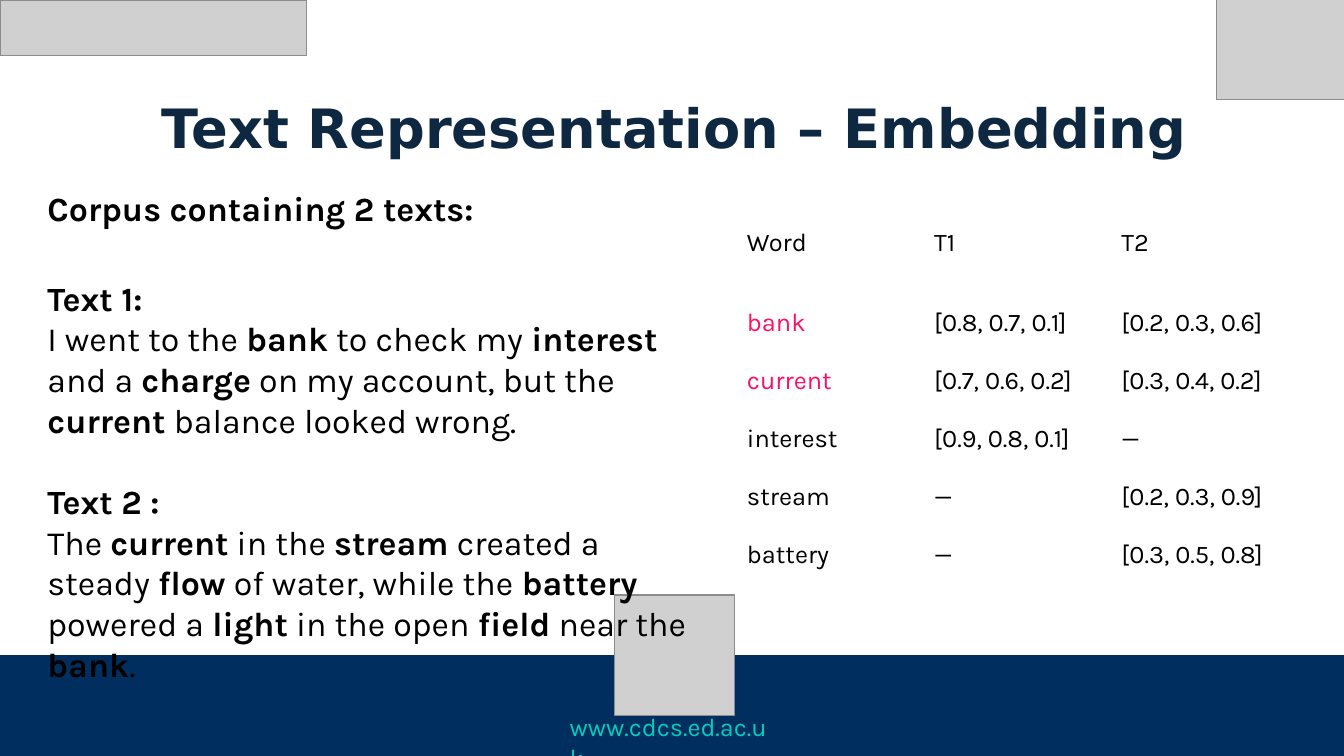
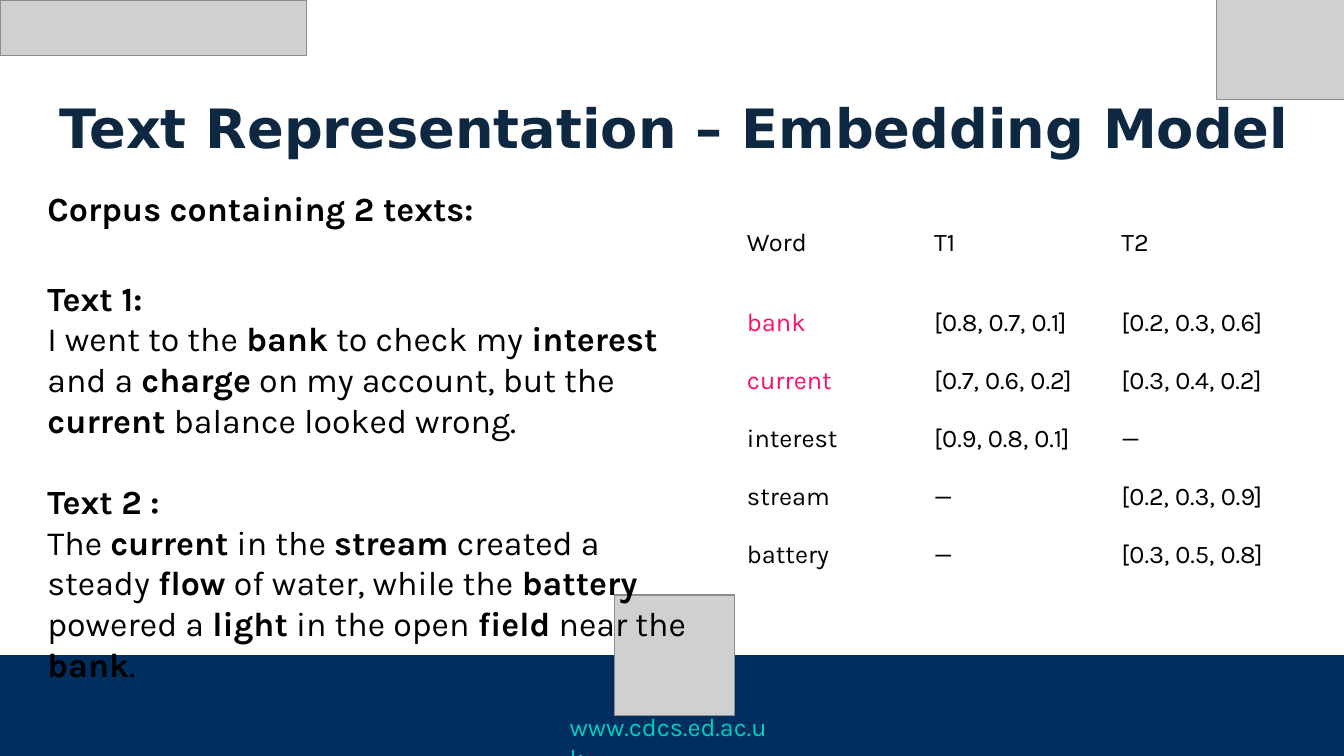
Before and after one commit to DCS-training/TopicModellingBert, a slide deck: slide 20 of Slides/TopicModelingBERT_W1_JL.pptx (slide 14 before the commit). Drawn at 1344x756 pixels with LibreOffice and Linux fonts; fonts in the diff are those of the drawing; grey boxes stand for pictures. Boxes give left, top, right and bottom in pixels: in the first picture for what was removed or moved away, otherwise in the second. Text is boxed around its words. In the diff, an @@ line names an element or a change of style, - is before the commit and + after.

```diff
--- a/Slides/TopicModelingBERT_W1_JL.pptx
+++ b/Slides/TopicModelingBERT_W1_JL.pptx
@@ text at (60, 106, 1288, 159): text changed @@
-Text Representation – Embedding
+Text Representation – Embedding Model
```
Also in this commit, not shown: 9 other slides changed, 8 slides added, 1 slide removed, 2 other files.
